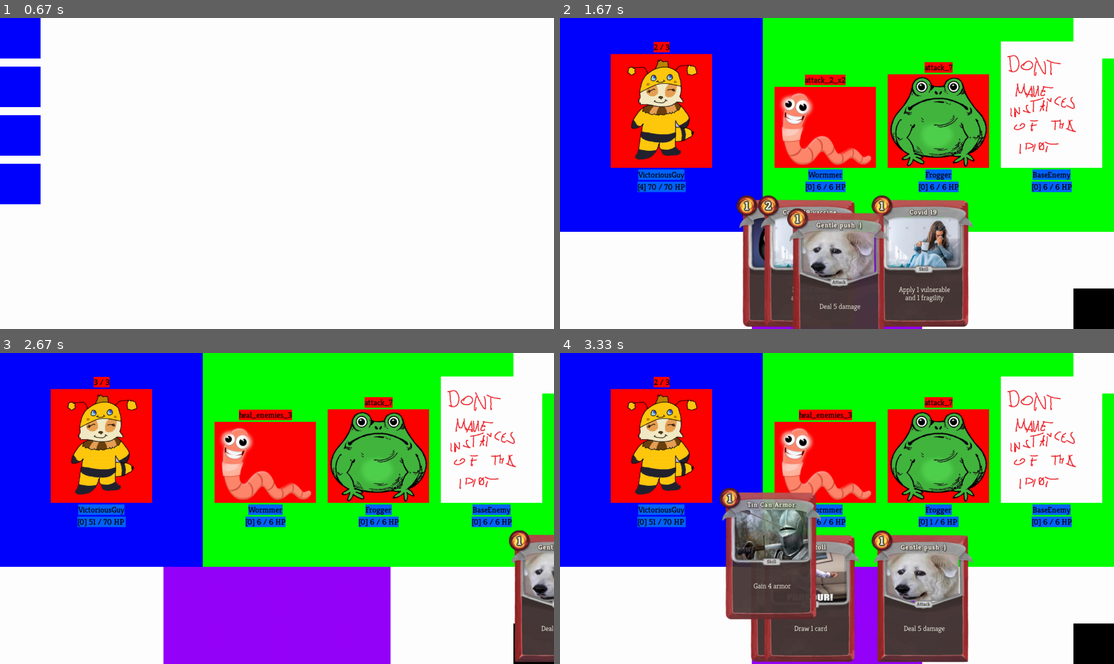
Above: before the commit, frames 1-4 (two rows, left to right).
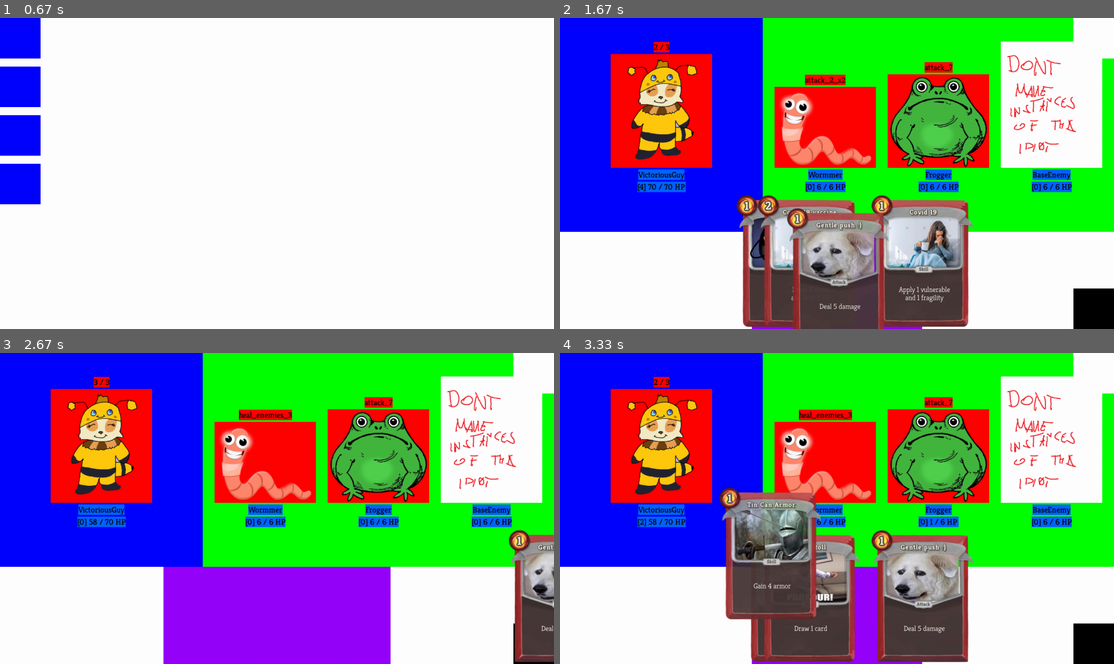
Above: after the commit, the same moments.

Repository: DawidKrolikiewicz/SlayTheSpire-WITH-PYGAME
Game: pygame game, started from CardGame/GameFolder/main.py
Two runs of this game, one before a commit and one after it. Both use one fixed random seed, a clock stepped at 60 frames per second and the inputs below.
Inputs (mouse positions are in pixels of both pictures, inside the frame that each line leads up to):
- Up to frame 1 (0.67 s): no input
- Up to frame 2 (1.67 s): press the mouse at (582, 36) at 0.87 s; move the mouse to (643, 73) at 0.97 s; release the mouse at (704, 111) at 1.1 s; press the mouse at (1014, 260) at 1.2 s; move the mouse to (870, 192) at 1.3 s; release the mouse at (720, 123) at 1.43 s; press the mouse at (853, 260) at 1.53 s; move the mouse to (837, 273) at 1.63 s
- Up to frame 3 (2.67 s): release the mouse at (265, 620) at 1.77 s; press the mouse at (193, 595) at 1.87 s; move the mouse to (232, 573) at 1.97 s; release the mouse at (271, 552) at 2.1 s; press the mouse at (531, 642) at 2.2 s; move the mouse to (426, 636) at 2.3 s; release the mouse at (315, 626) at 2.43 s; press the mouse at (531, 642) at 2.53 s; move the mouse to (332, 567) at 2.63 s
- Up to frame 4 (3.33 s): release the mouse at (687, 492) at 2.77 s; press the mouse at (997, 595) at 2.87 s; move the mouse to (942, 530) at 2.97 s; release the mouse at (892, 461) at 3.1 s; press the mouse at (870, 595) at 3.2 s; move the mouse to (770, 552) at 3.3 s

Frame 1 is identical in both runs. In frame 2, less than 0.1% of the frame differs, in the area x 33-38%, y 69-100%; in frame 3, less than 0.1%; in frame 4, 0.1%, in the area x 14-23%, y 53-56%.

Commit message:
Testowanie pod 'Whenever'

Diff:
--- a/CardGame/GameFolder/cardsFile.py
+++ b/CardGame/GameFolder/cardsFile.py
@@ -1,6 +1,8 @@
 import random
 import enum
 import pygame
+import powersFile
+
 
 
 def event_listener(ev, player, list_of_enemies, play_rect):
@@ -216,3 +218,28 @@
 
     def action(self, player, list_of_enemies, target):
         player.deal_damage(5, player)
+
+# ======================= Card7 =======================
+
+
+class Power(CardBase):
+    def __init__(self):
+        super().__init__()
+        # GAME RELATED
+        self.cost = 0
+        self.text = "There is no text here!"
+        self.text = Targeting.ANY
+        self.exhaust = False
+        # VISUAL RELATED
+        self.image = pygame.image.load("Cards/power.png")
+        # SHOP RELATED
+        self.price_range = (99, 99)
+        self.weight = 0
+
+    def action(self, player, list_of_enemies, target):
+        for buff in player.buffs:
+            if isinstance(buff, powersFile.Power):
+                print("NOT ADDING DUPLICATES OF THE POWER")
+                return
+        player.buffs.append(powersFile.Power())
+        print(player.buffs)
--- a/CardGame/GameFolder/main.py
+++ b/CardGame/GameFolder/main.py
@@ -32,7 +32,7 @@
                  cardsFile.Deal5Damage(), cardsFile.Deal5Damage(),
                  cardsFile.Draw1(), cardsFile.Draw1(),
                  cardsFile.Armor4(), cardsFile.Armor4(),
-                 cardsFile.Buff(), cardsFile.Debuff(), cardsFile.Depression()]
+                 cardsFile.Buff(), cardsFile.Debuff(), cardsFile.Power()]
 
 PLAYER = playerFile.Player(PLAYER_NAME, STARTING_HEALTH, STARTING_DECK)
 
--- a/CardGame/GameFolder/playerFile.py
+++ b/CardGame/GameFolder/playerFile.py
@@ -3,6 +3,16 @@
 import characterFile
 import roomsFile
 
+ON_CARD_EXHAUSTED = pygame.USEREVENT + 1
+ON_STATUS_CARD_DRAWN = pygame.USEREVENT + 2
+ON_STATUS_OR_CURSE_CARD_DRAWN = pygame.USEREVENT + 3
+ON_PLAYER_ATTACKED = pygame.USEREVENT + 4
+ON_ATTACK_PLAYED = pygame.USEREVENT + 5
+ON_PLAYER_LOSE_HP_FROM_CARD = pygame.USEREVENT + 6
+ON_SKILL_PLAYER = pygame.USEREVENT + 7
+ON_PLAYER_GAIN_BLOCK = pygame.USEREVENT + 8
+ON_TURN_END = pygame.USEREVENT + 9
+ON_TURN_START = pygame.USEREVENT + 10
 
 class Player(characterFile.Character):
     def __init__(self, name, health, starting_deck):
@@ -17,6 +27,7 @@
         self.current_room = roomsFile.Menu(None)
         self.highlight = None
         self.drag = None
+        self.buffs = []
 
         self.image_sprite = pygame.image.load("Enemies/player.png")
         self.rect_sprite = self.image_sprite.get_rect()
@@ -26,6 +37,10 @@
         self.image_mana = characterFile.text_font.render(f"{self.mana} / 3", True, (0, 0, 0))
         self.rect_mana = self.image_mana.get_rect()
         self.rect_mana.midbottom = self.rect_sprite.midtop - pygame.Vector2(0, 4)
+
+    def event_listener(self, ev, list_of_enemies):
+        for buff in self.buffs:
+            buff.event_listener(ev, self, list_of_enemies)
 
     def update(self, screen):
         super().update(screen)
@@ -60,6 +75,7 @@
             print(f">>  {self.name} is playing a card:")
 
             if card.cost <= self.mana:
+                pygame.event.post(pygame.event.Event(ON_ATTACK_PLAYED))
                 self.mana -= card.cost
 
                 card.action(player, list_of_enemies, target)
@@ -68,6 +84,8 @@
                     self.discard_card(card)
                 else:
                     self.exhaust_card(card)
+                # Post event
+
             else:
                 print(f"Not enough mana to play {card.name}!")
 
@@ -88,6 +106,12 @@
             card_drawn = self.deck.pop(0)
             self.hand.append(card_drawn)
 
+    def deal_damage(self, base_damage_value, target):
+        super().deal_damage(base_damage_value, target)
+        if target == self:
+            # Post event
+            pygame.event.post(pygame.event.Event(ON_PLAYER_LOSE_HP_FROM_CARD))
+
     def add_card_to_deck(self, card):
         self.deck.append(card)
 
@@ -106,6 +130,9 @@
     def exhaust_card(self, card):
         self.hand.remove(card)
         card.reset_card_position()
+
+    def gain_mana(self, how_much):
+        self.mana += how_much
 
     def start_combat(self):
         self.deck += self.run_deck
--- /dev/null
+++ b/CardGame/GameFolder/powersFile.py
@@ -0,0 +1,10 @@
+import playerFile
+
+
+class Power: # TEST
+    def __init__(self):
+        pass
+
+    def event_listener(self, ev, player, list_of_enemies):
+        if ev.type == playerFile.ON_ATTACK_PLAYED:
+            player.add_armor(2, player)
--- a/CardGame/GameFolder/roomsFile.py
+++ b/CardGame/GameFolder/roomsFile.py
@@ -139,6 +139,7 @@
                     print(f"END TURN")
                     self.state = 3
         cardsFile.event_listener(ev, player, self.list_of_enemies, self.bg_play_rect)
+        player.event_listener(ev, self.list_of_enemies)
 
     def update(self, screen, player):
         # Draw backgrounds Rects
Binary file added: CardGame/GameFolder/Cards/power.png
